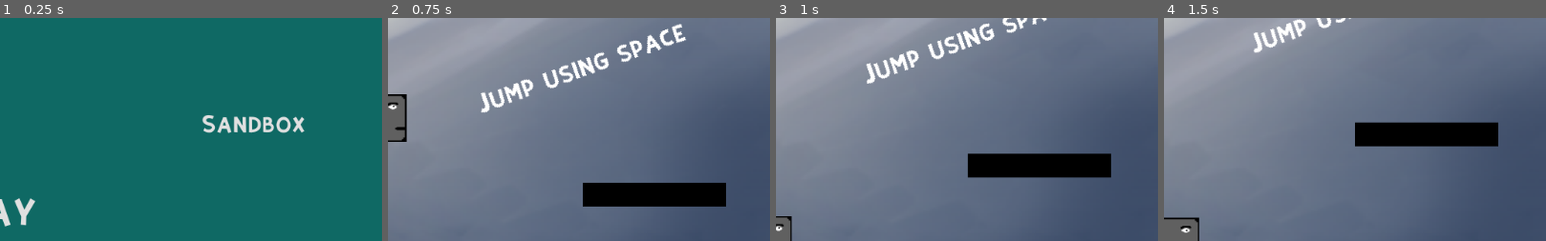
Above: before the commit, frames 1-4 (left to right).
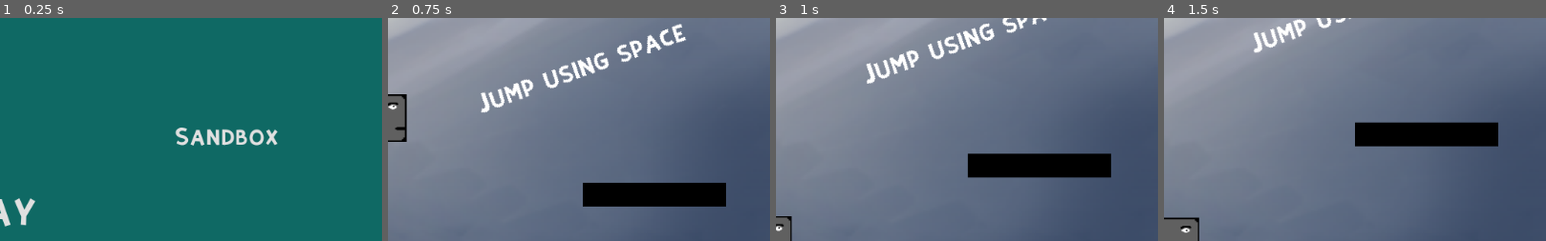
Above: after the commit, the same moments.

Repository: Keegikuskil/Shapes
Game: Godot game, scene res://Title.tscn
Two runs of this game, one before a commit and one after it. Both use one fixed random seed, a clock stepped at 60 frames per second and the inputs below.
Inputs:
- Up to frame 1 (0.25 s): no input
- Up to frame 2 (0.75 s): click "Play" at 0.5 s
- Up to frame 3 (1 s): no input
- Up to frame 4 (1.5 s): hold D (Right) from 1.28 s (still down); tap Z (change1) at 1.35 s
The pictures show only the part of the screen within x 50-100%, y 34-84%; the shares and areas given below are measured in that part.

The runs differ from the first frame. In frame 1, 2.2% of the frame differs, in the area x 45-80%, y 43-58%; in frame 2, nothing differs; in frame 3, nothing differs; in frame 4, nothing differs.

Commit message:
parem lahendus kuidas vahetada tegelast

Diff:
--- a/CubePlayer.gd
+++ b/CubePlayer.gd
@@ -52,12 +52,11 @@
 				state = States.AIR
 			#if Input.is_action_pressed("change"):
 
-			if Input.is_action_just_pressed("change1"):
+			if Input.is_action_just_pressed("change1") and JUMPFORCE == -1250:
 				JUMPFORCE = -1350
 				SPRINTSPEED = 400
 				SPEED = 200
-
-			if Input.is_action_just_pressed("change2"):
+			elif Input.is_action_just_pressed("change1") and JUMPFORCE == -1350:
 				JUMPFORCE = -1250
 				SPRINTSPEED = 700
 				SPEED = 400
--- a/Title.tscn
+++ b/Title.tscn
@@ -54,10 +54,10 @@
 script = ExtResource( 2 )
 
 [node name="Sandbox" type="Button" parent="."]
-margin_left = 768.0
-margin_top = 319.0
-margin_right = 936.0
-margin_bottom = 386.0
+margin_left = 732.0
+margin_top = 336.0
+margin_right = 900.0
+margin_bottom = 403.0
 custom_colors/font_color_hover = Color( 0, 0, 0, 1 )
 custom_colors/font_color_pressed = Color( 1, 0, 0, 1 )
 custom_fonts/font = SubResource( 3 )
